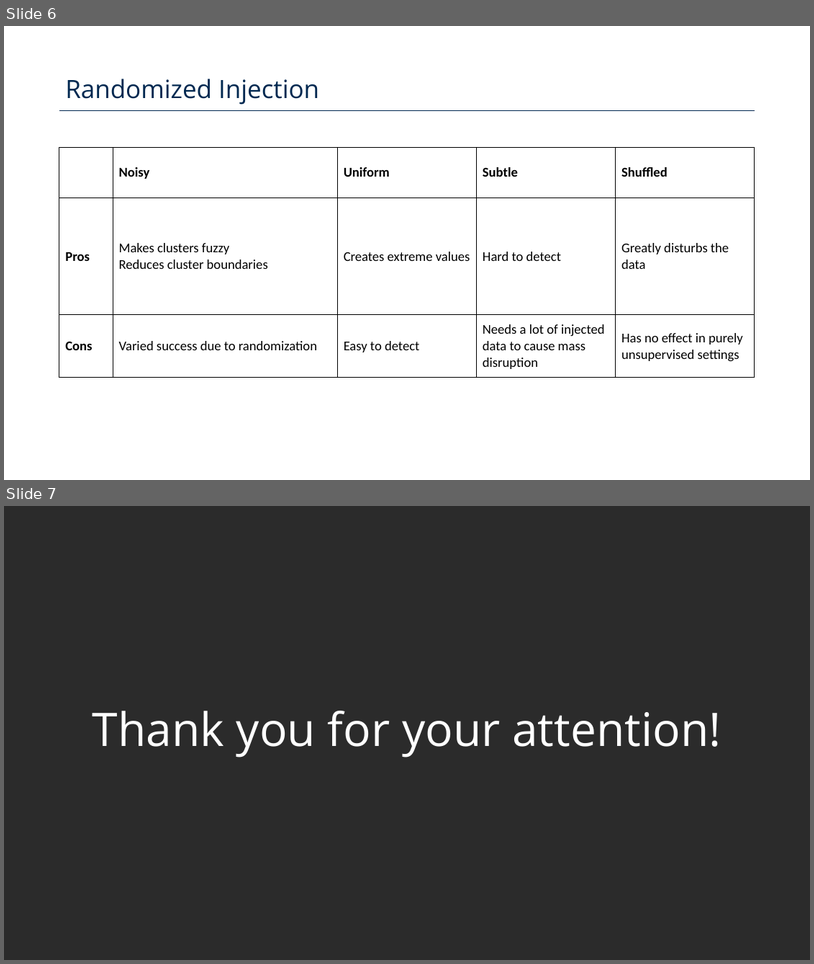
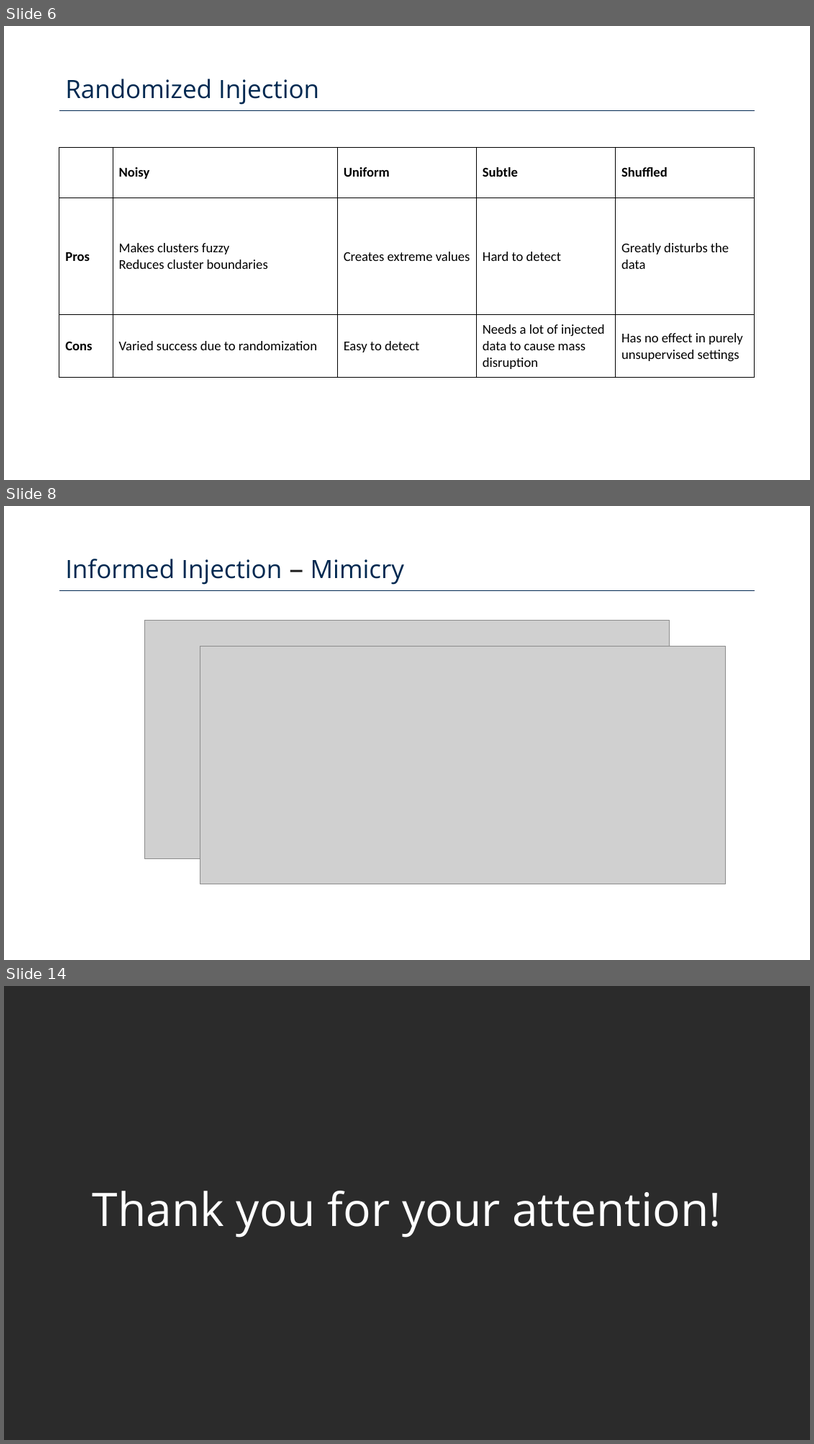
Before and after one commit to Poison-Cluster/poison-cluster, a slide deck: poison_cluster_defense.pptx. Shown one above the other, each under a label of ours: slides 6 and 7 before the commit, slides 6, 8 and 14 after it; the slides between them are not shown. The pictures are 814x964 and 814x1444 pixels, drawn with LibreOffice and Linux fonts; fonts in the diff are those of the drawing; grey boxes stand for pictures; background and template pictures are left out; a plain dark background stands for a picture behind light text. Boxes give left, top, right and bottom in pixels: in the first picture for what was removed or moved away, otherwise in the second. Text is boxed around its words. In the diff, an @@ line names an element or a change of style, - is before the commit and + after.

```diff
--- a/poison_cluster_defense.pptx
+++ b/poison_cluster_defense.pptx
@@ slide 8 added at (4,506,810,960), background #FFFFFF; not listed: 1 template element that a slide beside it also shows @@
@@ text added at (65,559,404,584), 30 pt, text #012850 @@
+Informed Injection — Mimicry
@@ picture added at (144,620,670,859) @@
@@ picture added at (201,646,726,884) @@
@@ what was slide 7 is now slide 14 @@
```
Also in this commit, not shown: 2 slides changed, 6 other slides added.
